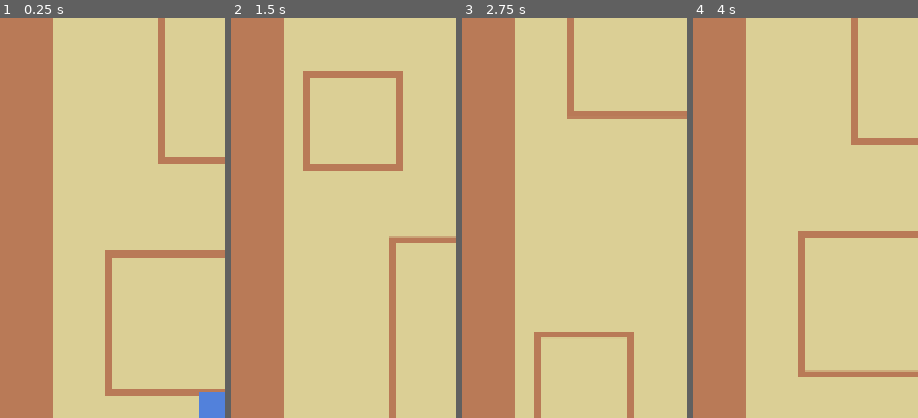
Above: before the commit, frames 1-4 (left to right).
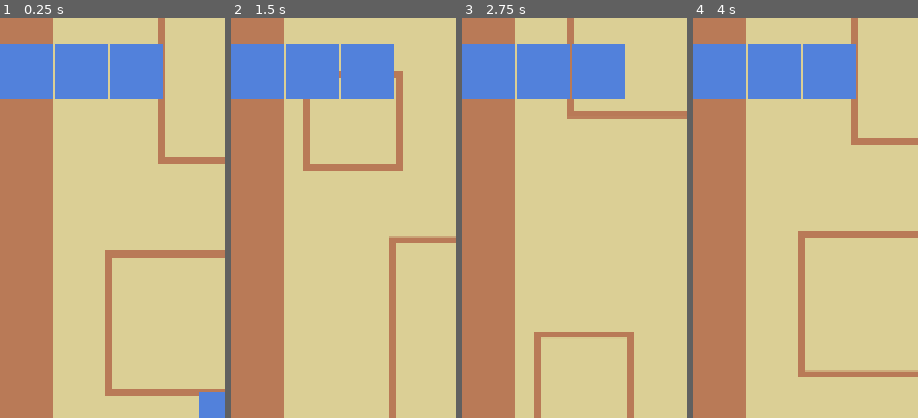
Above: after the commit, the same moments.

Repository: cormacoshaughnessey-maker/PanthersArcade
Game: Godot game, scene res://Scenes/game.tscn
Same seed, same stepped clock (60 frames per second), same inputs: the game is played once before the commit and once after it.
Inputs:
- Up to frame 1 (0.25 s): no input
- Up to frame 2 (1.5 s): hold Right (right) 0.53-1.28 s; hold Space (rewind) 0.53-1.28 s; hold Down (down) from 1.28 s (still down); tap Space (rewind) at 1.35 s
- Up to frame 3 (2.75 s): release Down (down) at 2.03 s; hold Right (right) from 2.03 s (still down); hold Space (rewind) from 2.03 s (still down)
- Up to frame 4 (4 s): release Right (right) at 2.78 s; release Space (rewind) at 2.78 s; hold Up (up) 2.78-3.53 s; tap Space (rewind) at 2.85 s; hold Left (left) from 3.53 s (still down); hold Space (rewind) from 3.53 s (still down)
The pictures show only the part of the screen within x 0-50%, y 0-50%; the shares and areas given below are measured in that part.

The runs differ from the first frame. In frame 1, 9.7% of the frame differs, in the area x 0-73%, y 6-21%; in frame 2, 9.7%; in frame 3, 9.7%; in frame 4, 9.7%.

Commit message:
Added lives functionality

Diff:
--- a/panthers-arcade-game/Scenes/game.tscn
+++ b/panthers-arcade-game/Scenes/game.tscn
@@ -3,6 +3,7 @@
 [ext_resource type="Script" uid="uid://ckublskq5hvs" path="res://Scripts/game.gd" id="1_ebmjs"]
 [ext_resource type="PackedScene" uid="uid://ca1svep8rjsyl" path="res://Scenes/player.tscn" id="2_qxrlw"]
 [ext_resource type="PackedScene" uid="uid://clsccskxsea5v" path="res://Scenes/background.tscn" id="2_wrm1d"]
+[ext_resource type="PackedScene" uid="uid://bojuqgkgr8idp" path="res://Scenes/ui.tscn" id="4_3dryh"]
 
 [node name="Game" type="Node2D" unique_id=841809389]
 script = ExtResource("1_ebmjs")
@@ -19,3 +20,5 @@
 [node name="PlayerAttacks" type="Node" parent="." unique_id=1452552307]
 
 [node name="PlayerProjections" type="Node2D" parent="." unique_id=60883009]
+
+[node name="UI" parent="." unique_id=143631567 instance=ExtResource("4_3dryh")]
--- /dev/null
+++ b/panthers-arcade-game/Scenes/ui.tscn
@@ -0,0 +1,18 @@
+[gd_scene format=3 uid="uid://bojuqgkgr8idp"]
+
+[ext_resource type="Script" uid="uid://bb3vg7g3erix0" path="res://Scripts/ui.gd" id="1_fyqef"]
+
+[node name="UI" type="Control" unique_id=143631567]
+layout_mode = 3
+anchors_preset = 15
+anchor_right = 1.0
+anchor_bottom = 1.0
+grow_horizontal = 2
+grow_vertical = 2
+script = ExtResource("1_fyqef")
+
+[node name="Lives" type="HBoxContainer" parent="." unique_id=1382136593]
+layout_mode = 0
+offset_top = 66.0
+offset_right = 40.0
+offset_bottom = 106.0
--- /dev/null
+++ b/panthers-arcade-game/Scenes/ui_life.tscn
@@ -0,0 +1,13 @@
+[gd_scene format=3 uid="uid://c3xk7dvnrlfqv"]
+
+[ext_resource type="Texture2D" uid="uid://bpfvugo5mdth" path="res://Sprites/placeholder_player.png" id="1_eo68o"]
+
+[node name="ui_life" type="TextureRect" unique_id=928836512]
+anchors_preset = 15
+anchor_right = 1.0
+anchor_bottom = 1.0
+offset_right = -952.0
+offset_bottom = -1792.0
+grow_horizontal = 2
+grow_vertical = 2
+texture = ExtResource("1_eo68o")
--- a/panthers-arcade-game/Scripts/game.gd
+++ b/panthers-arcade-game/Scripts/game.gd
@@ -1 +1,11 @@
 extends Node2D
+
+@onready var hud = $UI
+
+var lives = 3:
+	set(value):
+		lives = value
+		hud.init_lives(lives)
+
+func _ready():
+	lives = 3
--- a/panthers-arcade-game/Scripts/player.gd
+++ b/panthers-arcade-game/Scripts/player.gd
@@ -14,7 +14,7 @@
 @onready var player_projections := game_node.get_node("PlayerProjections")
 @onready var rewind_cooldown_timer := $RewindCooldownTimer
 
-var attack_scene := preload("res://scenes/rewind_attack.tscn")
+var attack_scene := preload("res://Scenes/rewind_attack.tscn")
 var projection_scene := preload("res://Scenes/player_projection.tscn")
 
  # INFO: Function run every frame/tick
--- /dev/null
+++ b/panthers-arcade-game/Scripts/ui.gd
@@ -0,0 +1,12 @@
+extends Control
+
+var uilife_scene = preload("res://Scenes/ui_life.tscn")
+
+@onready var lives = $Lives
+
+func init_lives(amount):
+	for u in lives.get_children():
+		u.queue_free()
+	for i in amount:
+		var ul = uilife_scene.instantiate()
+		lives.add_child(ul)
Not shown, added: panthers-arcade-game/Scripts/ui.gd.uid
Not shown, changed: panthers-arcade-game/.DS_Store
Not shown, added: panthers-arcade-game/Scenes/.DS_Store
Not shown, changed: panthers-arcade-game/Scripts/.DS_Store
